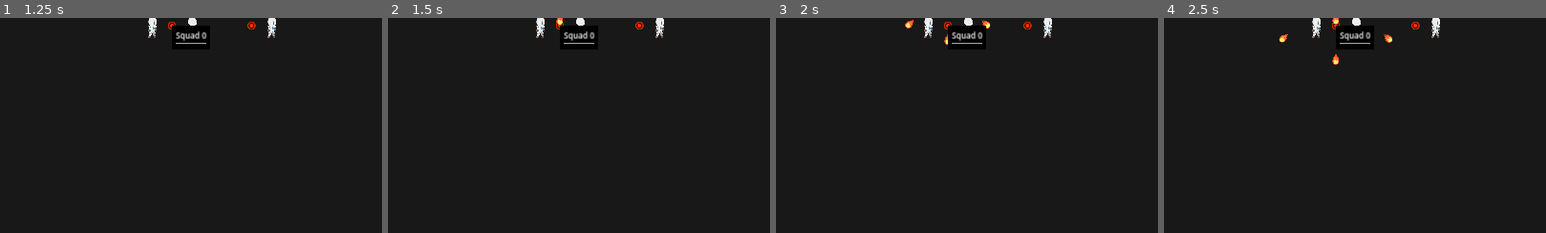
Above: before the commit, frames 1-4 (left to right).
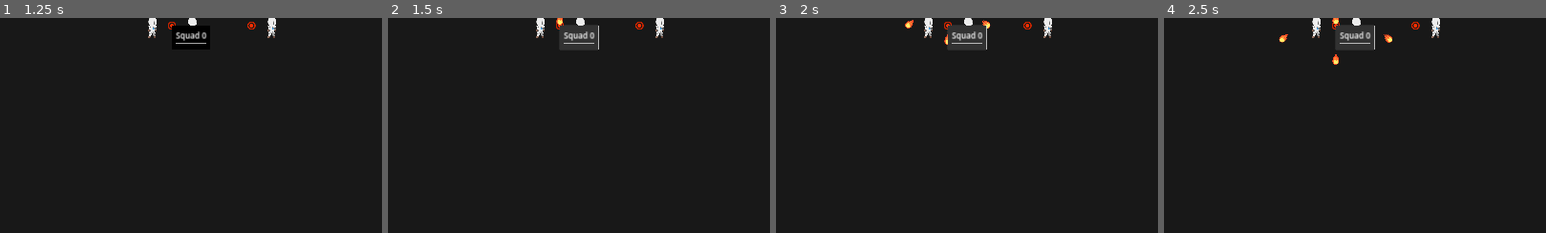
Above: after the commit, the same moments.

Repository: Hokome/BulletHellJam5
Game: Godot game, scene res://ui/squad_info.tscn
Two runs of this game, one before a commit and one after it. Both use one fixed random seed, a clock stepped at 60 frames per second and the inputs below. This scene is started directly instead of the project's main scene.
Inputs (mouse positions are % of the whole screen's width and height, from its top left):
- Up to frame 1 (1.25 s): click "Go!" at 0.5 s
- Up to frame 2 (1.5 s): click (53, 53) at 1.27 s
- Up to frame 3 (2 s): no input
- Up to frame 4 (2.5 s): click (53, 53) at 2.02 s
The pictures show only the part of the screen within x 28-78%, y 48-98%; the shares and areas given below are measured in that part.

Frame 1 is identical in both runs. In frame 2, 1.1% of the frame differs, in the area x 45-56%, y 3-15%; in frame 3, 1.1%; in frame 4, 1.1%.

Commit message:
Squad selection

Diff:
--- a/ui/map_ui.gd
+++ b/ui/map_ui.gd
@@ -8,7 +8,7 @@
 	for c in squads.get_children():
 		c.queue_free()
 
-	for squad_info in squad_list:
+	for squad_info: UM.SquadInfo in squad_list:
 		var sq_ui := squad_ui.instantiate()
 		squads.add_child(sq_ui)
 		sq_ui.get_node("margin/vbox/name").text = squad_info.name
@@ -20,3 +20,5 @@
 			u_ui.name_label.text = unit_info.name
 			u_ui.hp_bar.max_value = unit_info.max_hp
 			u_ui.hp_bar.value = unit_info.hp
+
+		sq_ui.get_node("select").pressed.connect(um.select_squad.bind(squad_info.id))
--- a/ui/squad_info.tscn
+++ b/ui/squad_info.tscn
@@ -1,6 +1,11 @@
-[gd_scene load_steps=2 format=3 uid="uid://ib0wxl0njjfc"]
+[gd_scene load_steps=4 format=3 uid="uid://ib0wxl0njjfc"]
 
 [ext_resource type="Theme" uid="uid://c4511mdsphtiy" path="res://ui/main_theme.tres" id="1_hv2nm"]
+
+[sub_resource type="StyleBoxEmpty" id="StyleBoxEmpty_1xqbk"]
+
+[sub_resource type="StyleBoxFlat" id="StyleBoxFlat_kvmdg"]
+bg_color = Color(1, 1, 1, 0.196078)
 
 [node name="squad" type="PanelContainer"]
 theme = ExtResource("1_hv2nm")
@@ -27,3 +32,8 @@
 [node name="units" type="VBoxContainer" parent="margin/vbox"]
 layout_mode = 2
 theme_override_constants/separation = 20
+
+[node name="select" type="Button" parent="."]
+layout_mode = 2
+theme_override_styles/normal = SubResource("StyleBoxEmpty_1xqbk")
+theme_override_styles/hover = SubResource("StyleBoxFlat_kvmdg")
--- a/units/unit_manager.gd
+++ b/units/unit_manager.gd
@@ -8,6 +8,9 @@
 
 var full_squad_dictionary: Dictionary = {}
 var next_id: int = 1
+
+func select_squad(id: int):
+	selected_squad = full_squad_dictionary[id]
 
 class SquadInfo extends RefCounted:
 	var units: Array[UnitInfo] = []
Not shown, changed: docs/tasks.md
